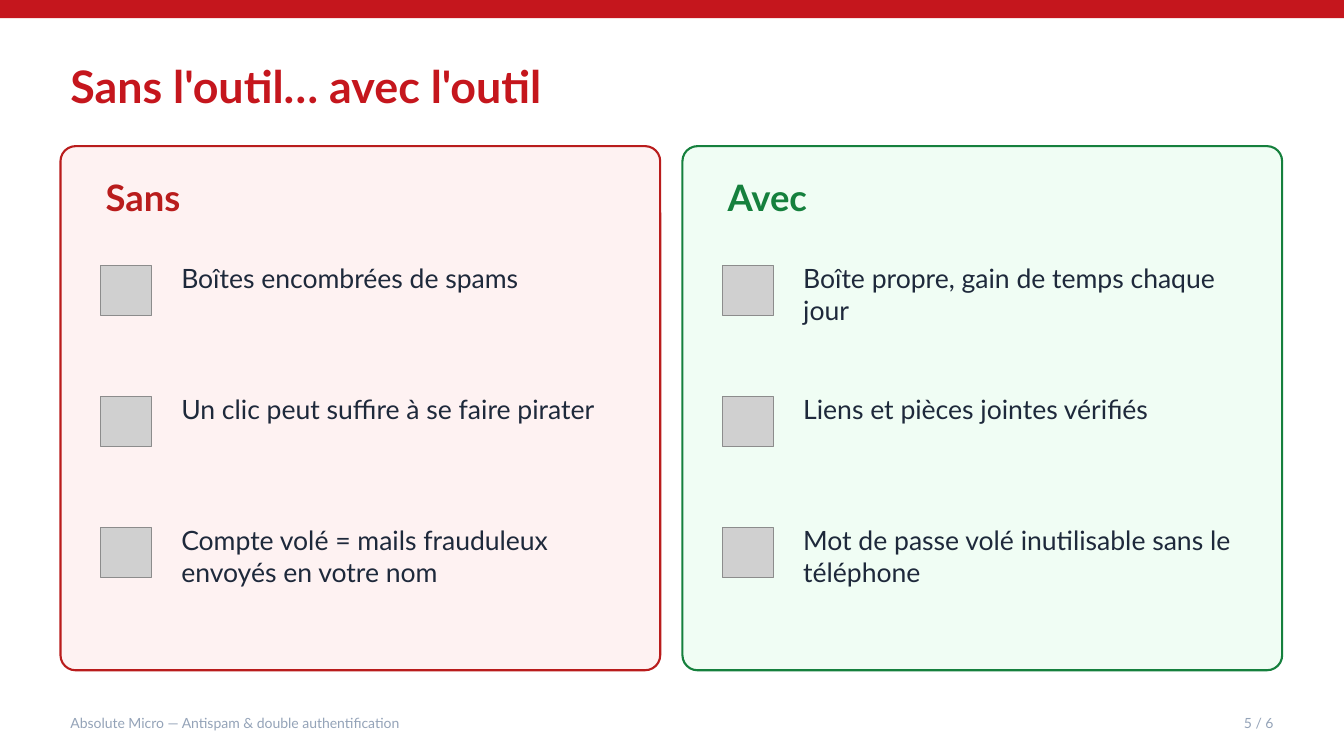
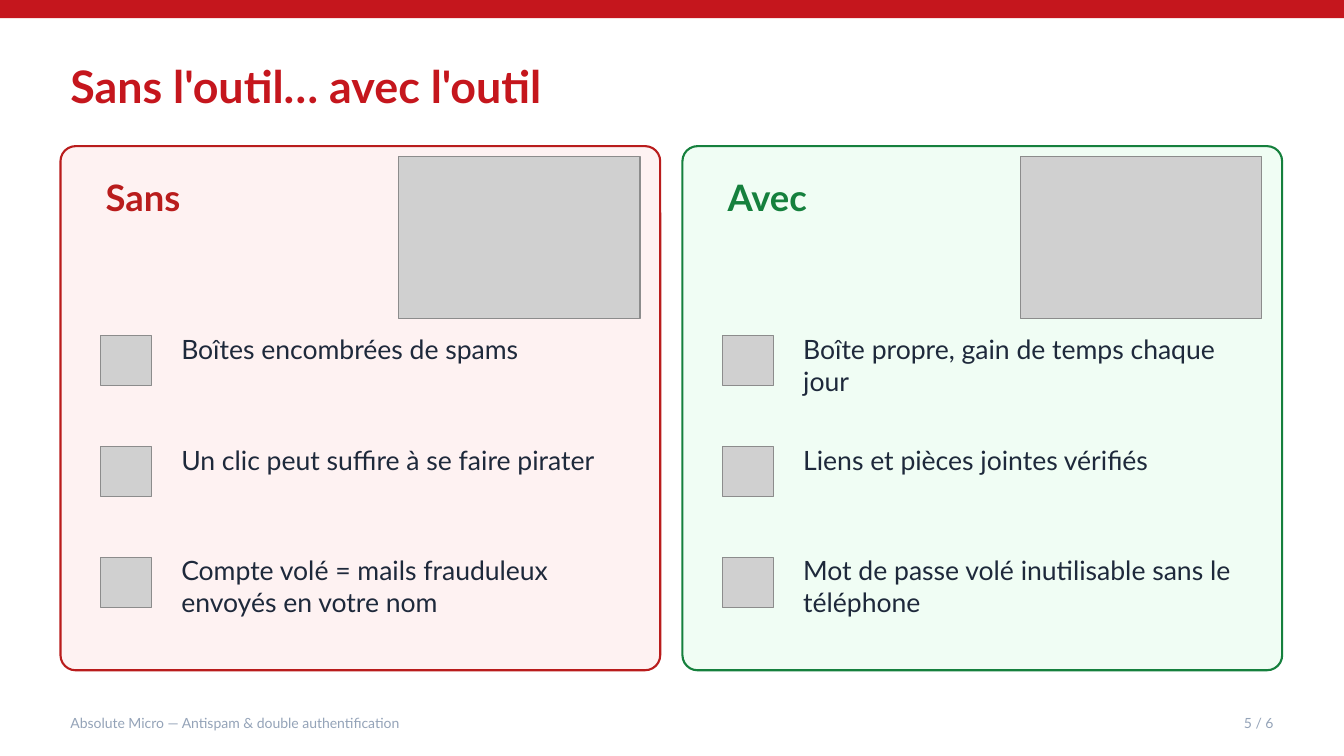
Before and after one commit to brunoflorin/absolute-devices, a slide deck: slide 6 of frontend/public/diaporamas/antispam.pptx. Drawn at 1344x756 pixels with LibreOffice and Linux fonts; fonts in the diff are those of the drawing; grey boxes stand for pictures. Boxes give left, top, right and bottom in pixels: in the first picture for what was removed or moved away, otherwise in the second. Text is boxed around its words. In the diff, an @@ line names an element or a change of style, - is before the commit and + after.

```diff
--- a/frontend/public/diaporamas/antispam.pptx
+++ b/frontend/public/diaporamas/antispam.pptx
@@ picture added at <box>398,156,640,319</box> @@
@@ picture added at <box>1020,156,1262,319</box> @@
@@ 2 pictures, 2 texts: place and size @@
-2 pictures, 2 texts at <box>101,265,1215,325</box>
+2 pictures, 2 texts at <box>101,336,1215,396</box>
@@ 2 pictures, 2 texts: place and size @@
-2 pictures, 2 texts at <box>101,396,1148,447</box>
+2 pictures, 2 texts at <box>101,447,1148,497</box>
@@ 2 pictures, 2 texts: place and size @@
-2 pictures, 2 texts at <box>101,527,1230,587</box>
+2 pictures, 2 texts at <box>101,558,1230,617</box>
```
Also in this commit, not shown: 2 other slides changed, 37 other files.
